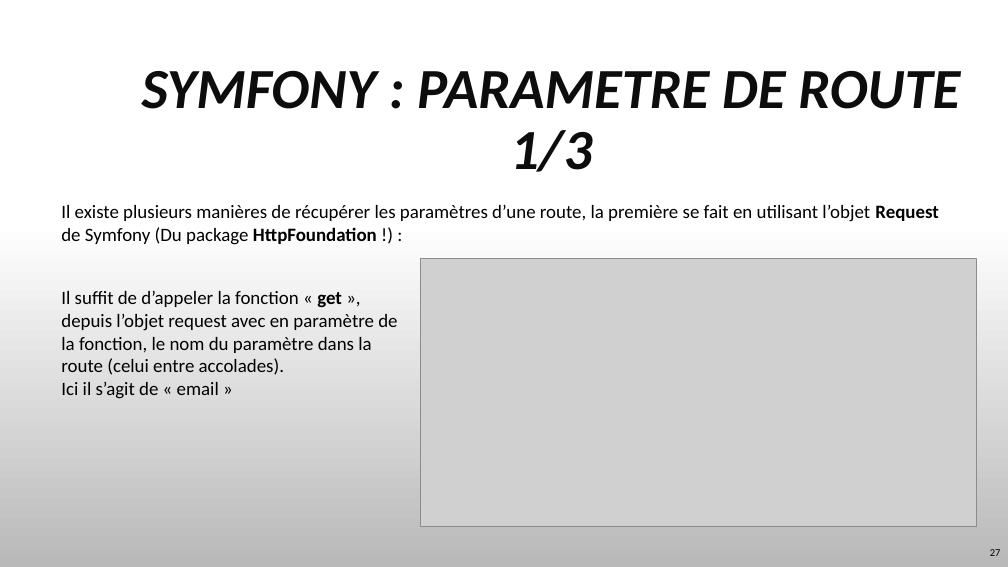
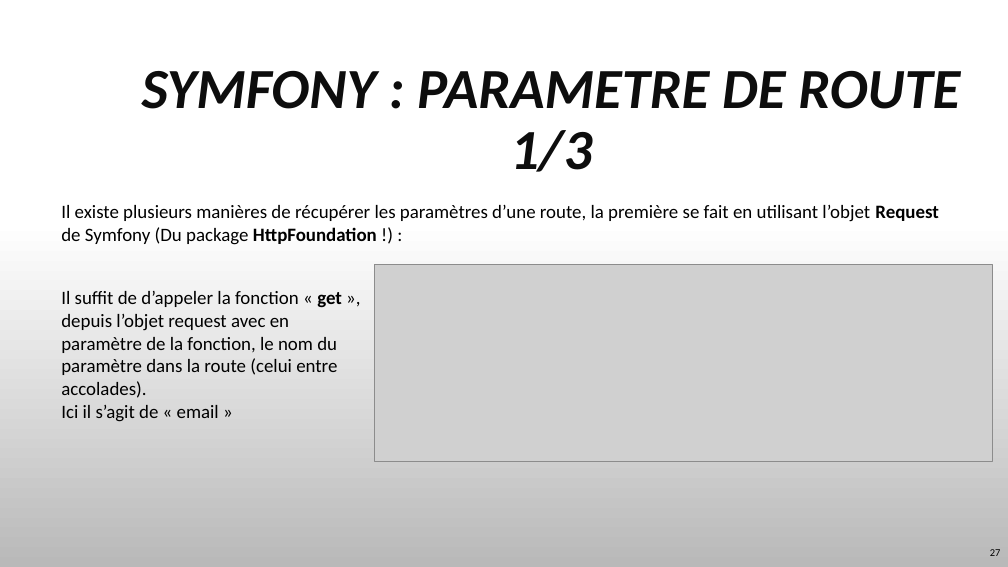
Before and after one commit to TyTy-cf/cours, a slide deck: slide 27 of Symfony/Symfony-Bases.pptx. Drawn at 1008x567 pixels with LibreOffice and Linux fonts; fonts in the diff are those of the drawing; grey boxes stand for pictures; background and template pictures are left out. Boxes give left, top, right and bottom in pixels: in the first picture for what was removed or moved away, otherwise in the second. Text is boxed around its words. In the diff, an @@ line names an element or a change of style, - is before the commit and + after.

```diff
--- a/Symfony/Symfony-Bases.pptx
+++ b/Symfony/Symfony-Bases.pptx
@@ picture: place and size @@
-picture at (420, 259, 976, 527)
+picture at (374, 264, 993, 462)
@@ text "Il suffit de d’appeler la ..." rewrapped from (61, 291, 397, 399) to (61, 291, 342, 422) @@
```
Also in this commit, not shown: 13 other slides changed, 10 slides added, 2 other files.
